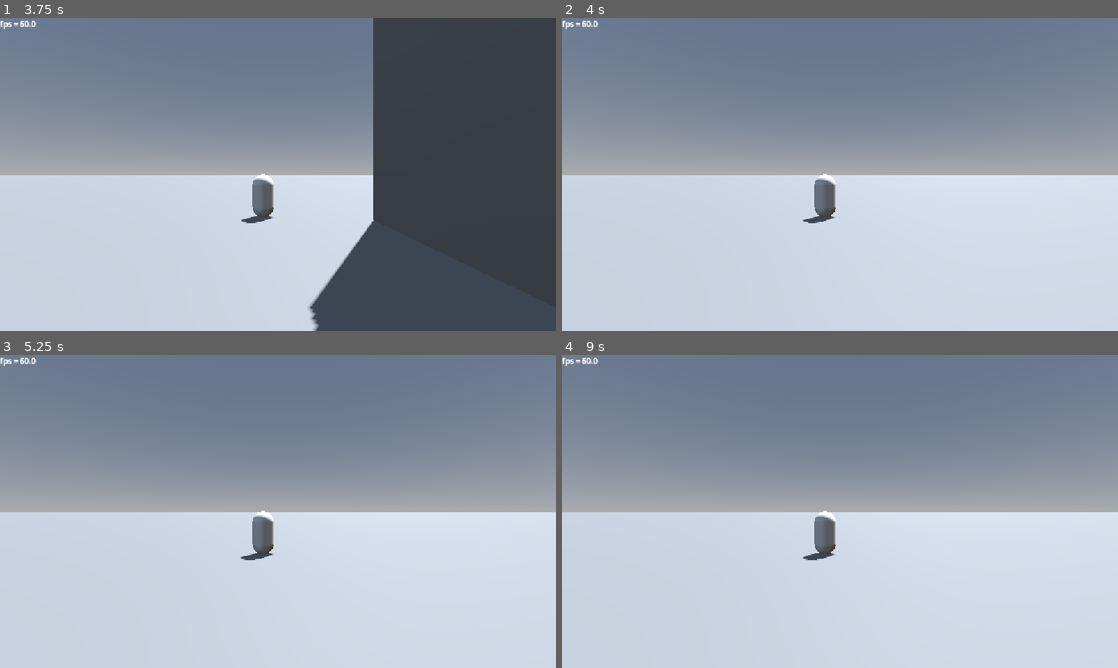
Above: before the commit, frames 1-4 (two rows, left to right).
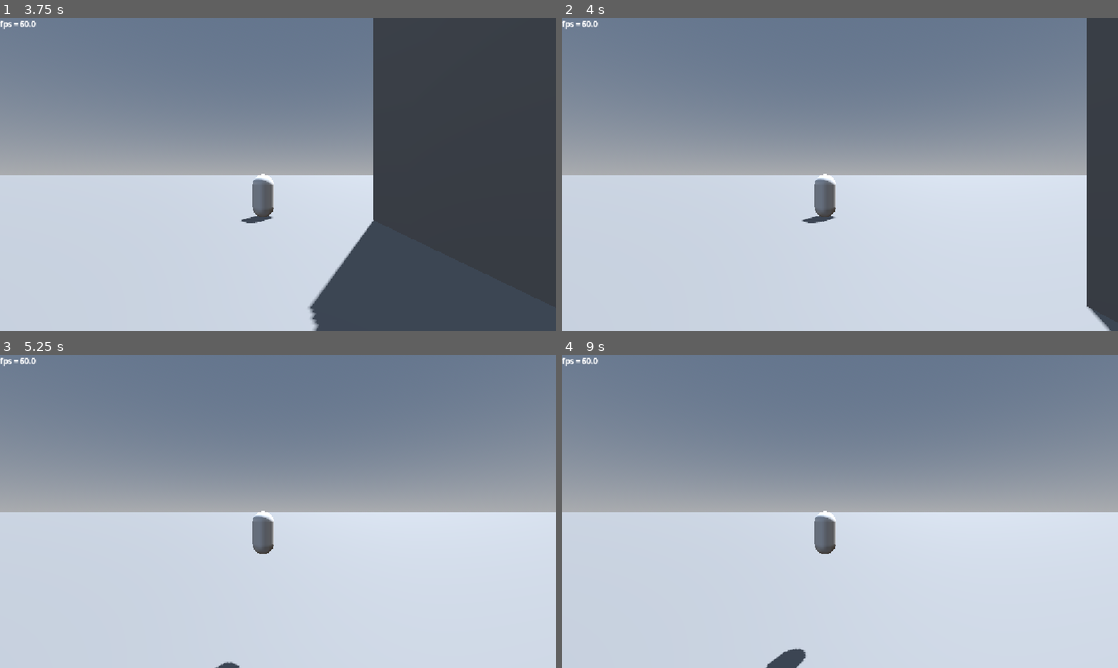
Above: after the commit, the same moments.

Repository: mrgarso/azure-latch
Game: Godot game, scene res://scenes/main_menu.tscn
Same seed, same stepped clock (60 frames per second), same inputs: the game is played once before the commit and once after it. The engine's default icon, where the game draws it, is replaced by a stand-in: a white triangle on a blue panel in a dark square.
Inputs (mouse positions are in pixels of both pictures, inside the frame that each line leads up to):
- Up to frame 1 (3.75 s): click (189, 133) at 0.52 s; type "12" at 0.6 s; click (366, 133) at 0.75 s; type "12" at 0.83 s; click "PLAY" at 1.25 s; tap Enter at 2 s; move the mouse to (400, 158) at 2.02 s; tap 1 (1) at 2.1 s; tap A (a) at 2.3, 2.85 s; move the mouse to (166, 190) at 2.77 s; tap D (d) at 3.05, 3.6 s; move the mouse to (333, 105) at 3.52 s
- Up to frame 2 (4 s): tap E (e) at 3.8 s
- Up to frame 3 (5.25 s): move the mouse to (250, 574) at 4.27 s; tap E (e) at 4.35 s; tap S (s) at 4.55, 5.1 s; tap Space (space) at 5 s; move the mouse to (444, 558) at 5.02 s
- Up to frame 4 (9 s): tap W (w) at 5.3, 5.85 s; tap Enter at 5.75, 8 s; move the mouse to (673, 464) at 5.77 s; tap 1 (1) at 6.05, 6.6 s; move the mouse to (867, 511) at 6.52 s; tap A (a) at 6.8, 7.35 s; tap Space (space) at 7.25, 8.75 s; move the mouse to (756, 433) at 7.27 s; tap D (d) at 7.55, 8.1 s; move the mouse to (962, 495) at 8.02 s; tap E (e) at 8.3, 8.85 s; move the mouse to (728, 527) at 8.77 s

Frame 1 is identical in both runs. In frame 2, 5.5% of the frame differs, in the area x 43-100%, y 0-100%; in frame 3, 0.1%; in frame 4, 0.4%.

Commit message:
acomodamiento de hitbox pt 2

Diff:
--- a/scripts/skills/movement.gd
+++ b/scripts/skills/movement.gd
@@ -8,12 +8,15 @@
 			var dir := Input.get_axis("a","d")
 			if dir == 0:
 				player.using_move = true
-				var tackle_duration := 0.9
+				var tackle_duration := 0.05
 				SB.velocity(get_parent(), true, Vector3(0,1,-5), tackle_duration, 0.95)
+				var enemy_tackled := SB.hitbox_detailed_list
 				for i in int(Engine.physics_ticks_per_second * tackle_duration):
 					if player.ball != null:
 						break
-					await SB.hitbox(player, Vector3.ONE * 5, Vector3.ZERO, Engine.time_scale / Engine.physics_ticks_per_second, SB.HitboxTargets.PLAYERS)
+					enemy_tackled = await SB.hitbox_detailed(player, Vector3.ONE * 5, Vector3.ZERO, Engine.time_scale / Engine.physics_ticks_per_second, SB.HitboxTargets.PLAYERS)
+					print(enemy_tackled)
+
 				SB.clear_velocities(player)
 				player.using_move = false
 				return
--- a/scripts/skills/skill_builder.gd
+++ b/scripts/skills/skill_builder.gd
@@ -187,7 +187,14 @@
 	if target_hit is Ball:
 		parent.ball = target_hit
 
-func hitbox_detailed(parent: Player = null, size := Vector3.ONE * 10, offset := Vector3.ZERO, duration := 1.0, target := HitboxTargets.BALL) -> Player:
+var hitbox_detailed_list := {
+		"collided":null,
+		"velocity":Vector3.ZERO,
+		"position":Vector3.ZERO,
+		"class": &""
+		}
+
+func hitbox_detailed(parent: Player = null, size := Vector3.ONE * 10, offset := Vector3.ZERO, duration := 1.0, target := HitboxTargets.BALL) -> Dictionary:
 	var area := Area3D.new()
 	var collision := CollisionShape3D.new()
 	@warning_ignore("unused_variable")
@@ -213,7 +220,14 @@
 	delete(area, 0.0)
 	if target_hit is Ball:
 		parent.ball = target_hit
-	return null
+	if target_hit == null:
+		return hitbox_detailed_list
+	return {
+		"collided":target_hit,
+		"velocity":target_hit.velocity,
+		"position":target_hit.global_position,
+		"class":target_hit.get_script().get_global_name()
+		}
 
 func player_state(target : Player = null, grab_ball := true, iframes := false, duration := 1.0) -> void:
 	var before := {
